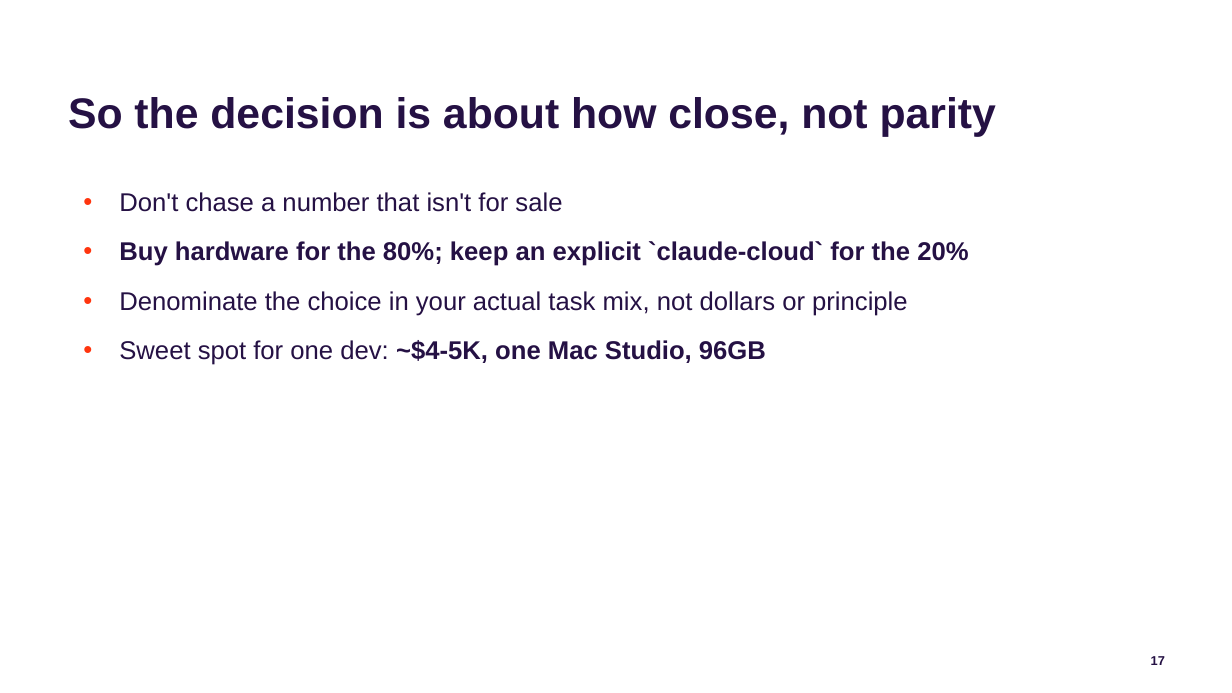
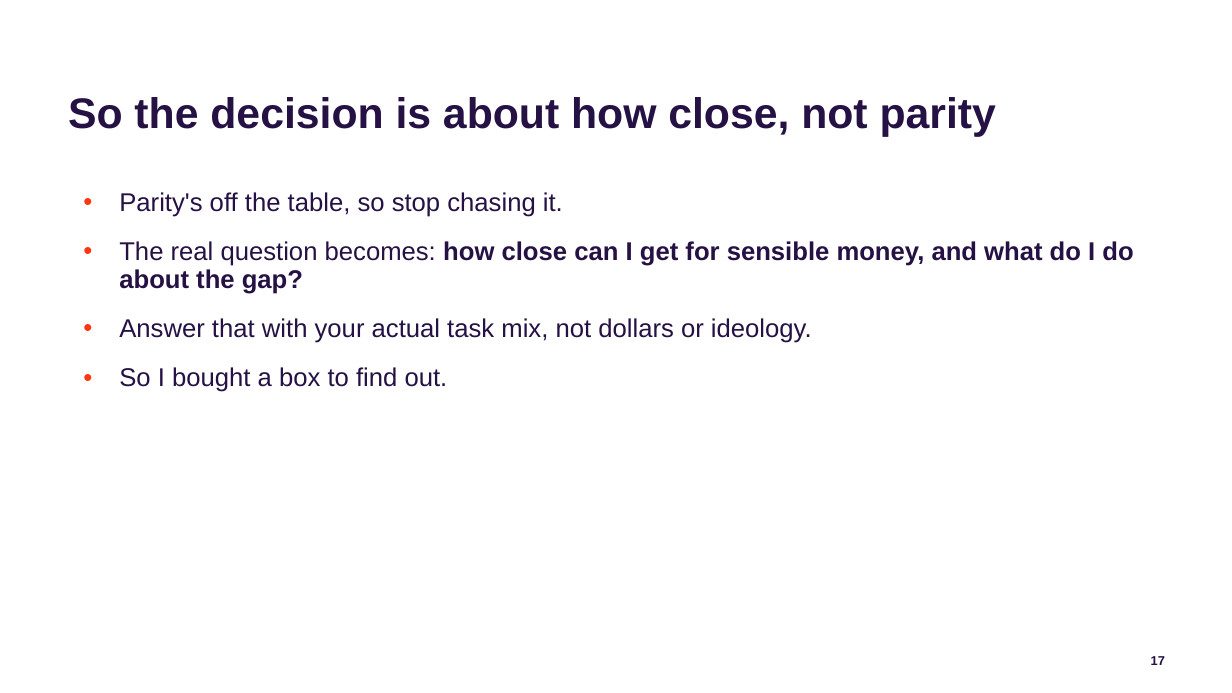
Before and after one commit to jconnolly/local-llm-pi5, a slide deck: slide 17 of local-llm-datasociety.pptx. Drawn at 1232x693 pixels with LibreOffice and Linux fonts; fonts in the diff are those of the drawing; background and template pictures are left out. Boxes give left, top, right and bottom in pixels: in the first picture for what was removed or moved away, otherwise in the second. Text is boxed around its words. In the diff, an @@ line names an element or a change of style, - is before the commit and + after.

```diff
--- a/local-llm-datasociety.pptx
+++ b/local-llm-datasociety.pptx
@@ text at [119, 192, 1133, 392]: text changed @@
-• Don't chase a number that isn't for sale
-• Buy hardware for the 80%; keep an explicit `claude-cloud` for the 20%
-• Denominate the choice in your actual task mix, not dollars or principle
-• Sweet spot for one dev: ~$4-5K, one Mac Studio, 96GB
+• Parity's off the table, so stop chasing it.
+• The real question becomes: how close can I get for sensible money, and what do I do about the gap?
+• Answer that with your actual task mix, not dollars or ideology.
+• So I bought a box to find out.
```
Also in this commit, not shown: 5 other slides changed, 3 other files.
